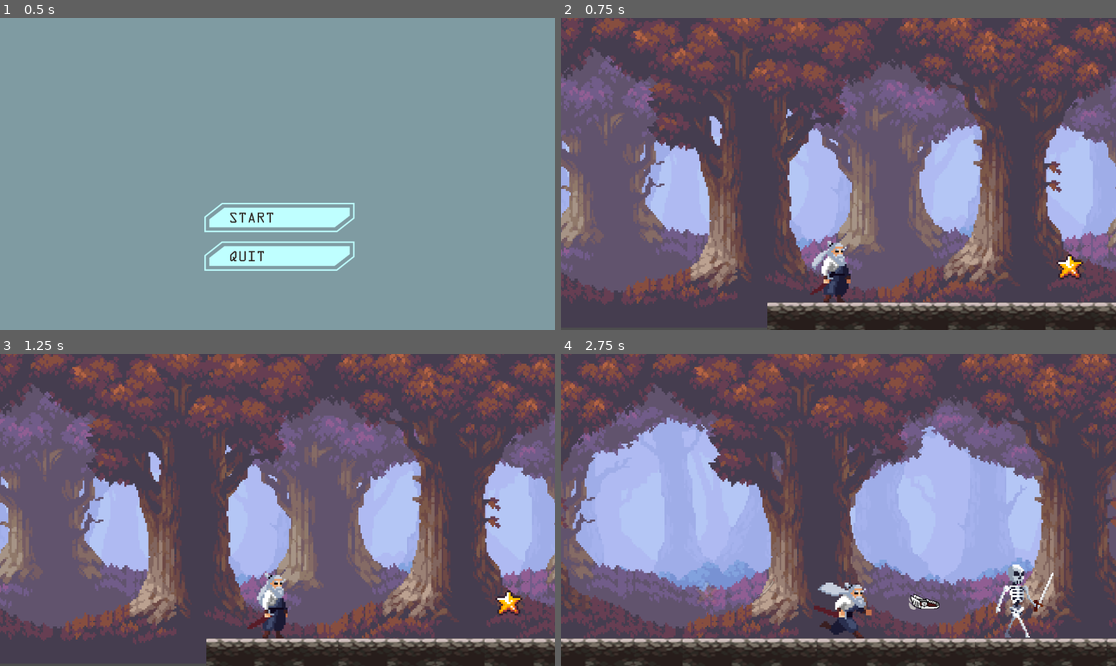
Above: before the commit, frames 1-4 (two rows, left to right).
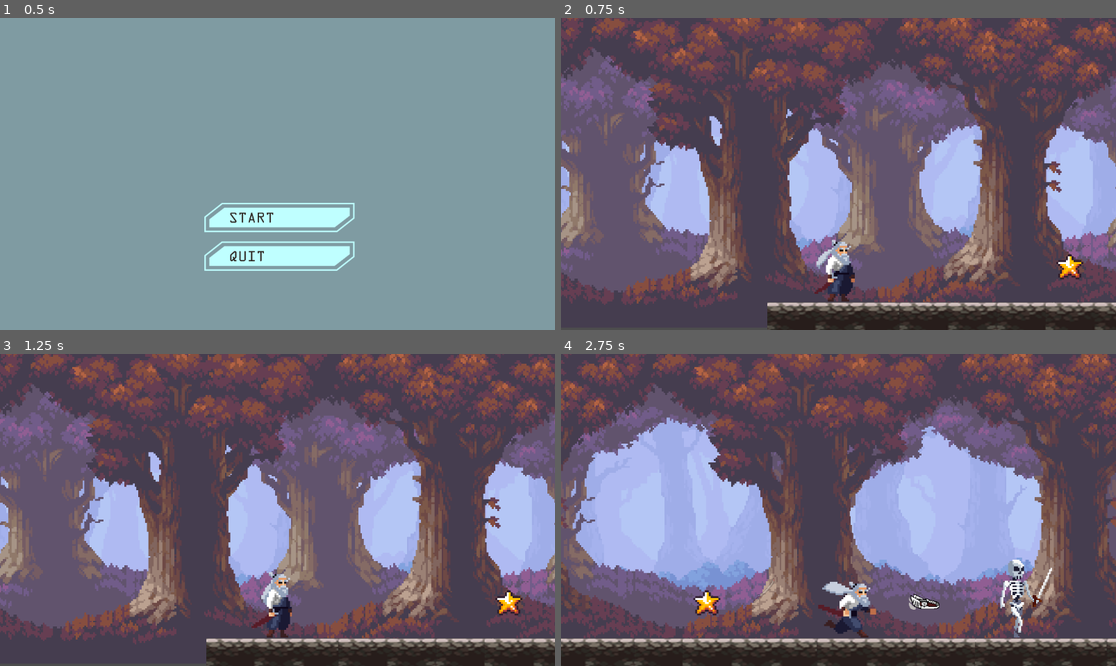
Above: after the commit, the same moments.

Repository: kefyrodievas/play-or-die
Game: Godot game, scene res://scenes/menu.tscn
Two runs of this game, one before a commit and one after it. Both use one fixed random seed, a clock stepped at 60 frames per second and the inputs below.
Inputs (mouse positions are in pixels of both pictures, inside the frame that each line leads up to):
- Up to frame 1 (0.5 s): no input
- Up to frame 2 (0.75 s): click (838, 217) at 0.5 s
- Up to frame 3 (1.25 s): no input
- Up to frame 4 (2.75 s): hold D (Move_right) from 1.28 s (still down); tap Shift (Dash) at 1.35, 2.1 s; tap Space (Jump) at 1.52, 2.27 s

Frame 1 is identical in both runs. In frame 2, 0.8% of the frame differs, in the area x 44-53%, y 71-92%; in frame 3, 0.8%; in frame 4, 1.9%, in the area x 23-89%, y 65-92%.

Commit message:
Enemy tweaking
Prie enemy prisiartinus daromas damage, bet nera player attack ir duoda damage bet reikia animacijas sutvarkyt

Diff:
--- a/scenes/enemy.gd
+++ b/scenes/enemy.gd
@@ -65,6 +65,8 @@
 		anim_sprite.play("dying")
 		await get_tree().create_timer(1.0).timeout
 		handle_death()
+	elif !dead and is_dealing_damage:
+		anim_sprite.play("attack")
 
 func handle_death():
 	self.queue_free()
@@ -83,8 +85,8 @@
 
 func _on_hitbox_area_entered(area):
 	var damage = 10
-	#if area == damageZone:
-	take_damage(damage)
+	if (area.name == "SHitbox"):
+		take_damage(damage)
 
 func take_damage(damage):
 	health -= damage
@@ -93,3 +95,9 @@
 		health = health_min
 		dead = true
 	print(str(self), "current healt is ", health)
+
+func _on_deal_damage_area_area_entered(area):
+	if area.name == "SHitbox":
+		is_dealing_damage == true
+		await get_tree().create_timer(1.0).timeout
+		is_dealing_damage = false
--- a/scenes/enemy.tscn
+++ b/scenes/enemy.tscn
@@ -363,12 +363,12 @@
 height = 154.0
 
 [sub_resource type="CapsuleShape2D" id="CapsuleShape2D_xwavj"]
-radius = 35.0
-height = 156.0
+radius = 88.0
+height = 176.0
 
 [sub_resource type="CapsuleShape2D" id="CapsuleShape2D_nenq2"]
-radius = 56.0
-height = 156.0
+radius = 94.0
+height = 188.0
 
 [node name="Enemy" type="CharacterBody2D" unique_id=2045138673]
 script = ExtResource("1_md0e3")
--- a/scenes/samurai.gd
+++ b/scenes/samurai.gd
@@ -15,9 +15,14 @@
 
 #DAMAGE SYSTEM
 var damage = 1
-var damage_multiplier = 1
+var damage_multiplier = 2
 var damage_boost_duration = 10.0
 
+#HEALTH SYSTEM
+var health = 100
+var is_Alive: bool = true
+
+#ENEMY SYSTEM
 var playerBody = self
 
 func _physics_process(delta: float) -> void:
@@ -27,7 +32,6 @@
 		$AnimatedSprite2D.play("run")
 	else:
 		$AnimatedSprite2D.play("idle")
-
 
 	# GRAVITY
 	if not is_on_floor():
@@ -44,7 +48,6 @@
 
 	if Input.is_action_just_pressed("Dash") and canDash:
 		activate_dash()
-
 
 	# MOVEMENT
 	var direction := Input.get_axis("Move_left", "Move_right")
@@ -70,12 +73,10 @@
 	score += amount * score_multiplier
 	print("Score: ", score)
 
-
 func activate_score_doubler():
 	score_multiplier = 2
 	#$AnimatedSprite2D.modulate = Color(1, 1, 0)
 	$ScoreBoostTimer.start(multiplier_time)
-
 
 func _on_score_boost_timer_timeout():
 	score_multiplier = 1
@@ -131,6 +132,35 @@
 func onSwitchScene():
 	call_deferred("_switch_scene")
 
-
 func _switch_scene():
 	get_tree().change_scene_to_file("res://scenes/3_rd_floor.tscn")
+
+var enemy: CharacterBody2D
+
+func check_hitbox():
+	var hitbox_areas = $Hitbox.get_overlapping_areas()
+	var damage: int
+	print(hitbox_areas.name)
+	if hitbox_areas:
+		var hitbox = hitbox_areas.front()
+
+		if hitbox.get_parent() is EnemySkeleton:
+			enemy = $"../Enemy"
+			damage = $"../Enemy".damage_to_deal
+
+	take_damage(damage)
+
+func take_damage(damage):
+	if damage != 0:
+		if health > 0:
+			$AnimatedSprite2D.play("hurt")
+			health -= damage
+			print(str(self), "current healt is ", health)
+
+
+
+func _on_s_hitbox_area_entered(area):
+	print(area.name)
+	var damage = 10
+	if (area.name == "Hitbox"):
+		take_damage(damage)
--- a/scenes/samurai.tscn
+++ b/scenes/samurai.tscn
@@ -289,7 +289,12 @@
 }]
 
 [sub_resource type="CapsuleShape2D" id="CapsuleShape2D_visgd"]
-height = 30.5
+radius = 8.5
+height = 33.5
+
+[sub_resource type="CapsuleShape2D" id="CapsuleShape2D_s6way"]
+radius = 13.0
+height = 34.0
 
 [node name="Samurai" type="CharacterBody2D" unique_id=1828783833]
 z_index = 1
@@ -298,15 +303,13 @@
 
 [node name="AnimatedSprite2D" type="AnimatedSprite2D" parent="." unique_id=240678399]
 texture_filter = 1
-position = Vector2(-2.25, -13.25)
+position = Vector2(0, -15)
 sprite_frames = SubResource("SpriteFrames_qm0jt")
-animation = &"attack"
+animation = &"idle"
 autoplay = "idle"
-frame = 5
-frame_progress = 0.9912272
-
-[node name="RunCol" type="CollisionShape2D" parent="." unique_id=647481060]
-position = Vector2(-0.75, 4)
+
+[node name="Collision" type="CollisionShape2D" parent="." unique_id=647481060]
+position = Vector2(0.5, 1.25)
 shape = SubResource("CapsuleShape2D_visgd")
 
 [node name="ScoreBoostTimer" type="Timer" parent="." unique_id=622969652]
@@ -323,5 +326,13 @@
 limit_right = 3455
 limit_bottom = 653
 
+[node name="SHitbox" type="Area2D" parent="." unique_id=1839130142]
+position = Vector2(0, -15)
+
+[node name="HitboxColl" type="CollisionShape2D" parent="SHitbox" unique_id=957888313]
+position = Vector2(0.5, 16.25)
+shape = SubResource("CapsuleShape2D_s6way")
+
 [connection signal="timeout" from="ScoreBoostTimer" to="." method="_on_score_boost_timer_timeout"]
 [connection signal="timeout" from="DoubleJumpTimer" to="." method="_on_double_jump_timer_timeout"]
+[connection signal="area_entered" from="SHitbox" to="." method="_on_s_hitbox_area_entered"]
